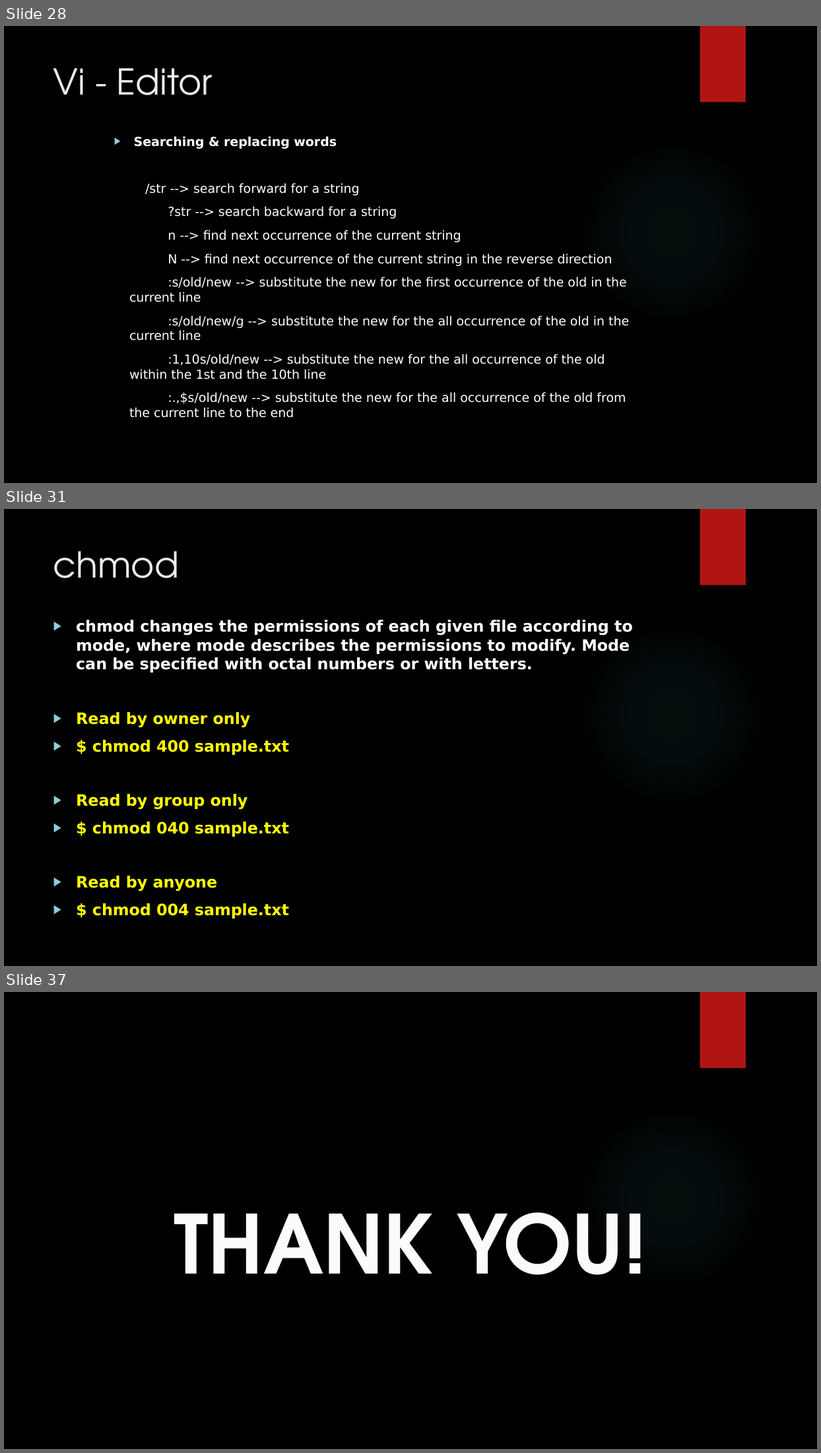
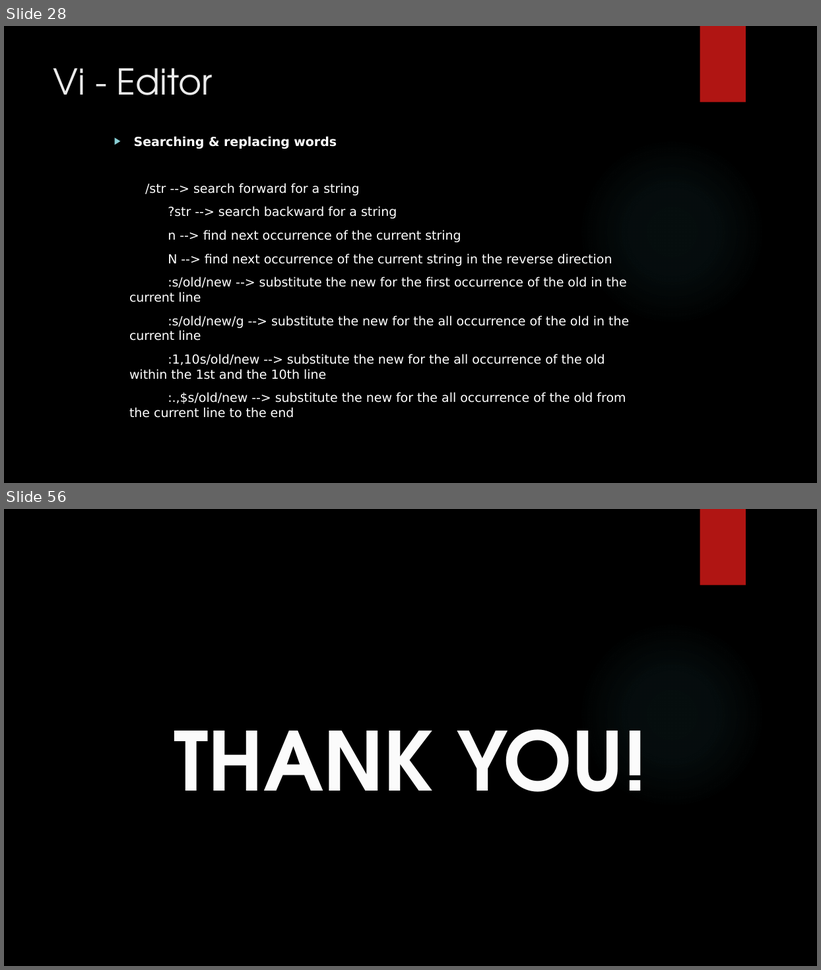
Before and after one commit to RaghulRameshTrainer/mobily_infotech, a slide deck: UnixShellScripting.pptx. Shown one above the other, each under a label of ours: slides 28, 31 and 37 before the commit, slides 28 and 56 after it; the slides between them are not shown. The pictures are 821x1453 and 821x970 pixels, drawn with LibreOffice and Linux fonts; fonts in the diff are those of the drawing; background and template pictures are left out. Boxes give left, top, right and bottom in pixels: in the first picture for what was removed or moved away, otherwise in the second. Text is boxed around its words. In the diff, an @@ line names an element or a change of style, - is before the commit and + after.

```diff
--- a/UnixShellScripting.pptx
+++ b/UnixShellScripting.pptx
@@ slide 31 removed at <box>4,509,817,966</box>, background picture (left out); not listed: 2 template elements that a slide beside it also shows @@
@@ title removed at <box>54,551,180,578</box> @@
-chmod
@@ text removed at <box>76,620,633,891</box> @@
-▶ chmod changes the permissions of each given file according to mode, where mode describes the permissions to modify. Mode can be specified with octal numbers or with letters.
-▶ Read by owner only
-▶ $ chmod 400 sample.txt
-▶ Read by group only
-▶ $ chmod 040 sample.txt
-▶ Read by anyone
-▶ $ chmod 004 sample.txt
@@ what was slide 37 is now slide 56 @@
```
Also in this commit, not shown: 1 slide changed, 26 slides added, 6 other slides removed.
